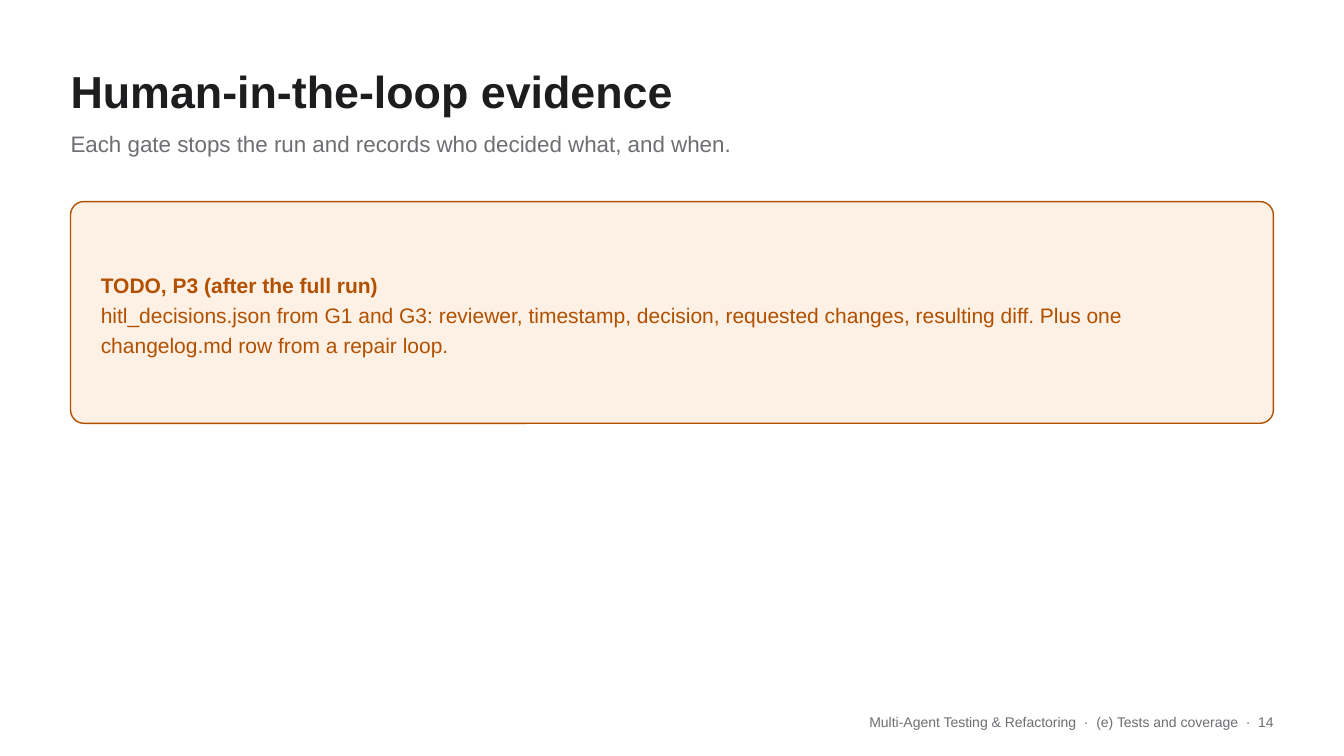
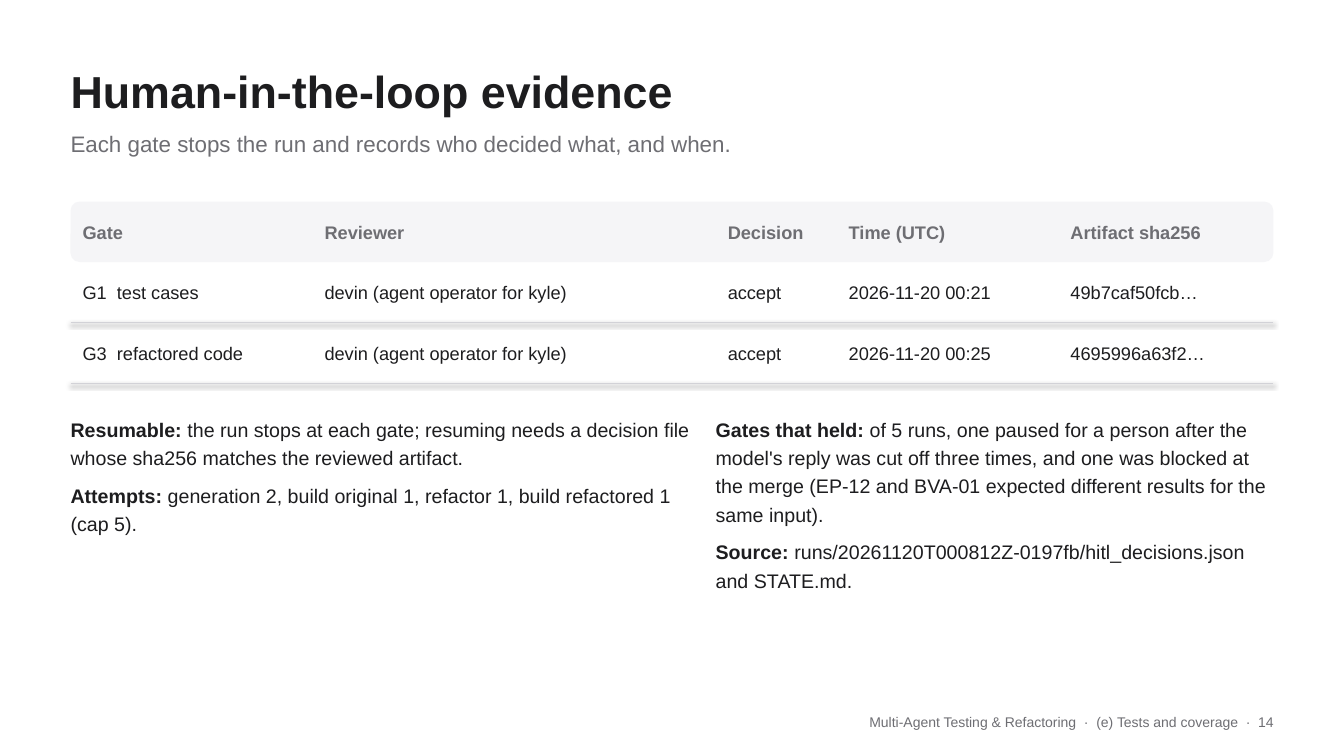
Before and after one commit to JordanTaylorGit/CSE-4392-Multi-Agent-System, a slide deck: slide 14 of slides/team3.pptx. Drawn at 1344x756 pixels with LibreOffice and Linux fonts; fonts in the diff are those of the drawing. Boxes give left, top, right and bottom in pixels: in the first picture for what was removed or moved away, otherwise in the second. Text is boxed around its words. In the diff, an @@ line names an element or a change of style, - is before the commit and + after.

```diff
--- a/slides/team3.pptx
+++ b/slides/team3.pptx
@@ rounded rectangle: place and size @@
-rounded rectangle at box(71, 202, 1273, 423)
+rounded rectangle at box(71, 202, 1273, 262)
@@ rounded rectangle at box(71, 202, 1273, 262): fill #FDF0E4 to #F5F5F7; outline #B25000 1 pt to none; proportions changed @@
@@ text added at box(83, 226, 123, 239), 13 pt, text #6E6E73, bold @@
+Gate
@@ text added at box(325, 226, 405, 239), 13 pt, text #6E6E73, bold @@
+Reviewer
@@ text added at box(728, 226, 804, 239), 13 pt, text #6E6E73, bold @@
+Decision
@@ text added at box(849, 226, 945, 243), 13 pt, text #6E6E73, bold @@
+Time (UTC)
@@ text added at box(1070, 226, 1201, 239), 13 pt, text #6E6E73, bold @@
+Artifact sha256
@@ text added at box(83, 286, 198, 299), 13 pt, text #1D1D1F @@
+G1 test cases
@@ text removed at box(101, 277, 1122, 358) @@
-TODO, P3 (after the full run)
-hitl_decisions.json from G1 and G3: reviewer, timestamp, decision, requested changes, resulting diff. Plus one changelog.md row from a repair loop.
@@ text added at box(325, 285, 566, 303), 13 pt, text #1D1D1F @@
+devin (agent operator for kyle)
@@ text added at box(728, 287, 781, 303), 13 pt, text #1D1D1F @@
+accept
@@ text added at box(849, 286, 990, 299), 13 pt, text #1D1D1F @@
+2026-11-20 00:21
@@ text added at box(1070, 285, 1197, 299), 13 pt, text #1D1D1F @@
+49b7caf50fcb…
@@ line added from (71, 323) to (1273, 323), #D2D2D7 0.75 pt @@
@@ text added at box(83, 346, 243, 360), 13 pt, text #1D1D1F @@
+G3 refactored code
@@ text added at box(325, 346, 566, 364), 13 pt, text #1D1D1F @@
+devin (agent operator for kyle)
@@ text added at box(728, 348, 781, 364), 13 pt, text #1D1D1F @@
+accept
@@ text added at box(849, 347, 990, 360), 13 pt, text #1D1D1F @@
+2026-11-20 00:25
@@ text added at box(1070, 347, 1204, 360), 13 pt, text #1D1D1F @@
+4695996a63f2…
@@ line added from (71, 383) to (1273, 383), #D2D2D7 0.75 pt @@
@@ text added at box(71, 422, 689, 535), 14 pt, text #1D1D1F @@
+Resumable: the run stops at each gate; resuming needs a decision file whose sha256 matches the reviewed artifact.
+Attempts: generation 2, build original 1, refactor 1, build refactored 1 (cap 5).
@@ text added at box(716, 422, 1265, 589), 14 pt, text #1D1D1F @@
+Gates that held: of 5 runs, one paused for a person after the model's reply was cut off three times, and one was blocked at the merge (EP-12 and BVA-01 expected different results for the same input).
+Source: runs/20261120T000812Z-0197fb/hitl_decisions.json and STATE.md.
```
Also in this commit, not shown: 2 other slides changed, 1 slide added, 1 slide removed, 1 other file.
